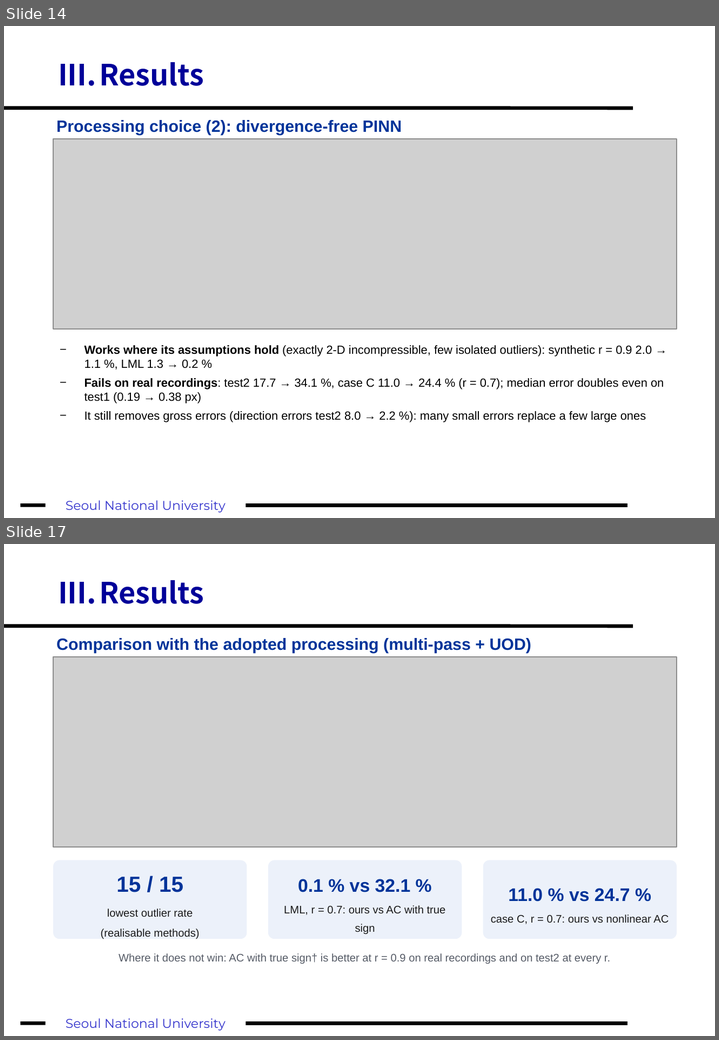
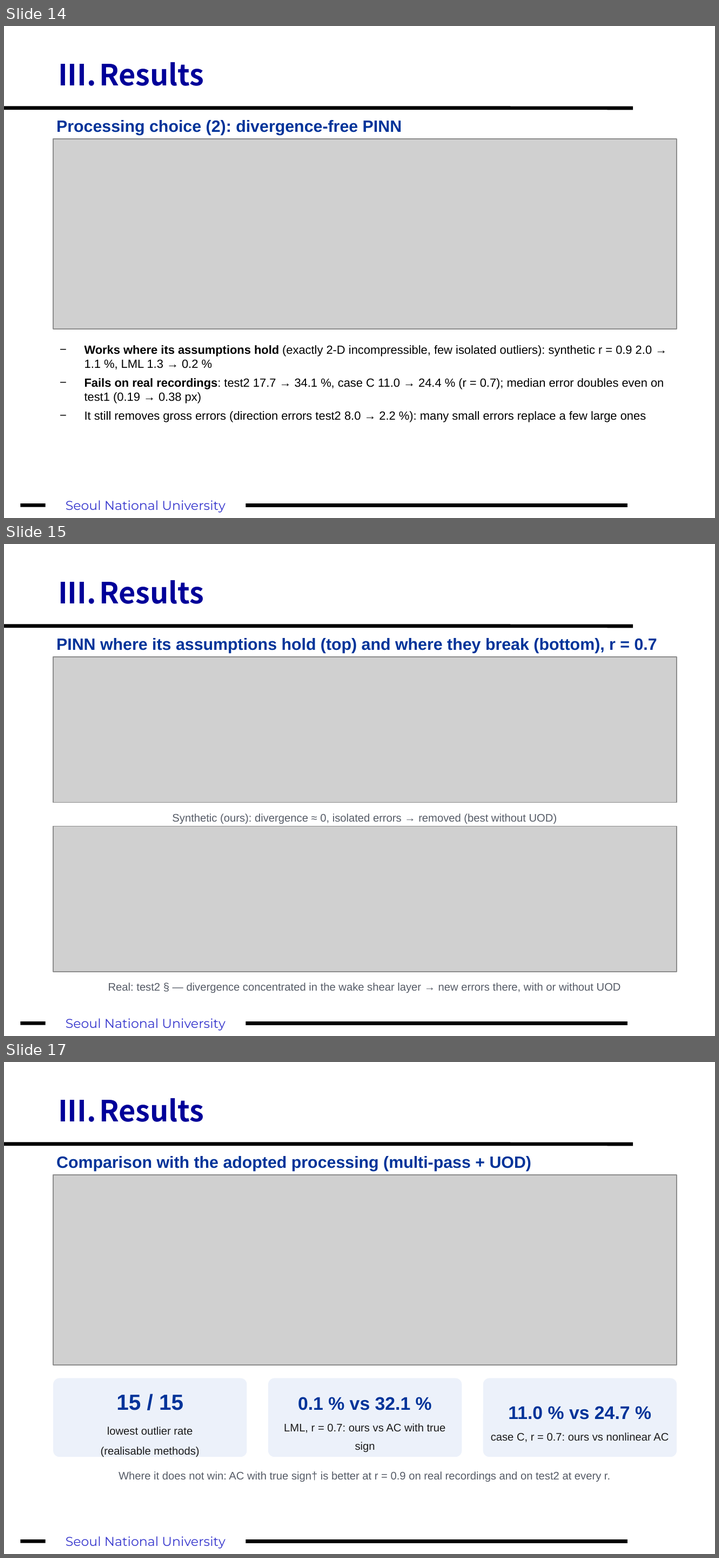
Before and after one commit to fosherrat/piv_termproject, a slide deck: presentation/PIV_term_project.pptx. Shown one above the other, each under a label of ours: slides 14 and 17 before the commit, slides 14, 15 and 17 after it; the slides between them are not shown. The pictures are 719x1040 and 719x1558 pixels, drawn with LibreOffice and Linux fonts; fonts in the diff are those of the drawing; grey boxes stand for pictures. Boxes give left, top, right and bottom in pixels: in the first picture for what was removed or moved away, otherwise in the second. Text is boxed around its words. In the diff, an @@ line names an element or a change of style, - is before the commit and + after.

```diff
--- a/presentation/PIV_term_project.pptx
+++ b/presentation/PIV_term_project.pptx
@@ slide 15 added at bbox=[4, 544, 715, 1036], background #FFFFFF; not listed: 3 template elements that a slide beside it also shows @@
@@ title added at bbox=[58, 580, 204, 604], 32 pt, text #000099, bold @@
+III. Results
@@ text added at bbox=[56, 638, 657, 653], 18 pt, text #003399, bold @@
+PINN where its assumptions hold (top) and where they break (bottom), r = 0.7
@@ picture added at bbox=[53, 657, 677, 803] @@
@@ text added at bbox=[172, 813, 557, 824], 12 pt, text #555B66 @@
+Synthetic (ours): divergence ≈ 0, isolated errors → removed (best without UOD)
@@ picture added at bbox=[53, 826, 677, 972] @@
@@ text added at bbox=[108, 982, 621, 993], 12 pt, text #555B66 @@
+Real: test2 § — divergence concentrated in the wake shear layer → new errors there, with or without UOD
```
Also in this commit, not shown: 1 slide changed, 1 slide removed, 3 other files.
